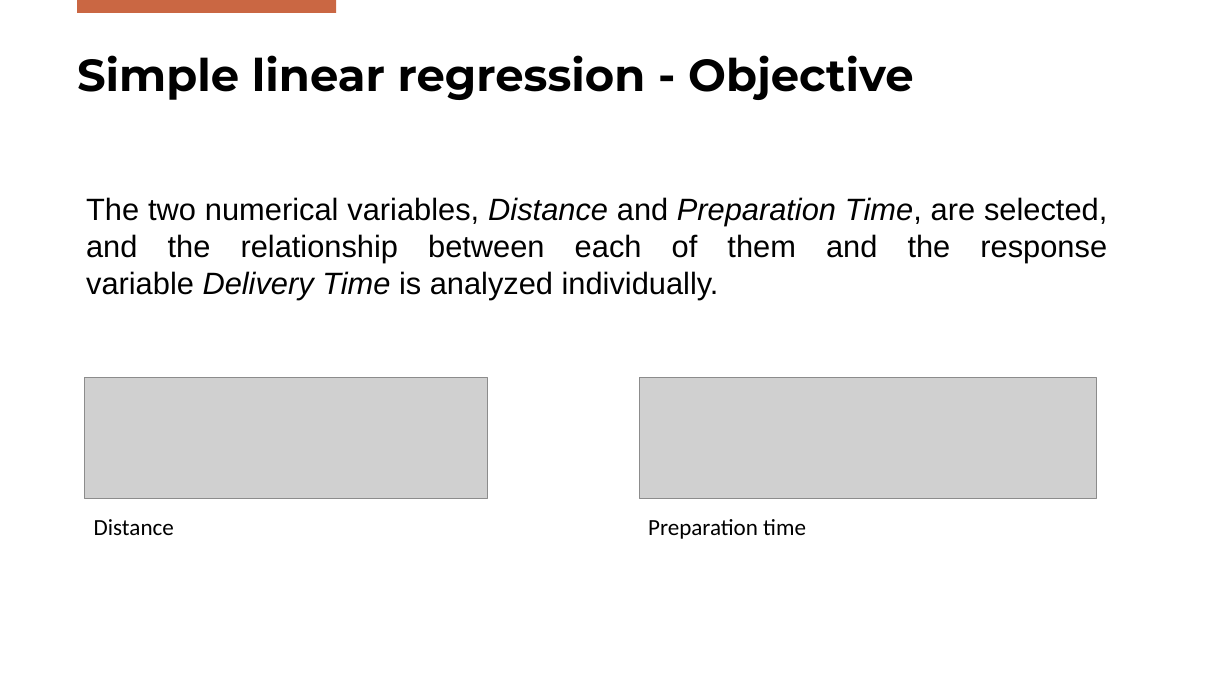
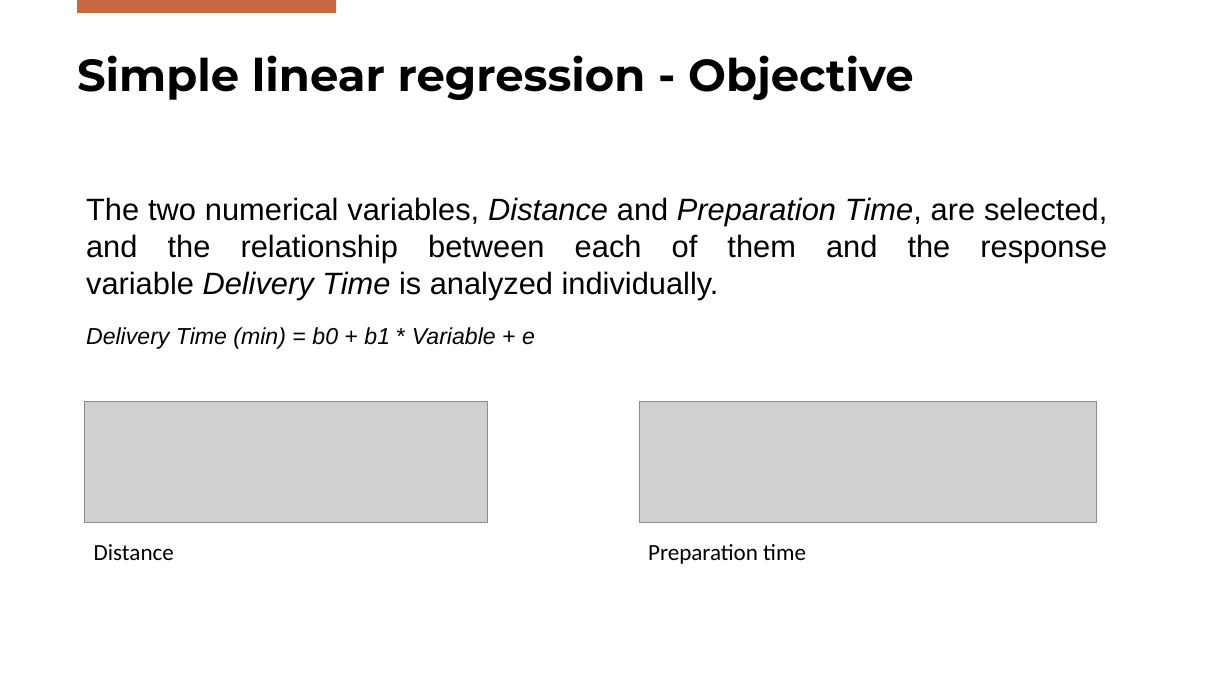
Before and after one commit to DanieleGotti/Food_Delivery_Time_Prediction, a slide deck: slide 12 of Presentazione_Gotti_Mazzoleni.pptx. Drawn at 1232x693 pixels with LibreOffice and Linux fonts; fonts in the diff are those of the drawing; grey boxes stand for pictures; background and template pictures are left out. Boxes give left, top, right and bottom in pixels: in the first picture for what was removed or moved away, otherwise in the second. Text is boxed around its words. In the diff, an @@ line names an element or a change of style, - is before the commit and + after.

```diff
--- a/Presentazione_Gotti_Mazzoleni.pptx
+++ b/Presentazione_Gotti_Mazzoleni.pptx
@@ text added at (86,327,535,349), 18 pt, text #000000, italic @@
+Delivery Time (min) = b0 + b1 * Variable + e
@@ 2 pictures, 2 texts: place and size @@
-2 pictures, 2 texts at (85,377,1097,539)
+2 pictures, 2 texts at (85,402,1097,564)
```
Also in this commit, not shown: 9 slides added, 17 other files.
